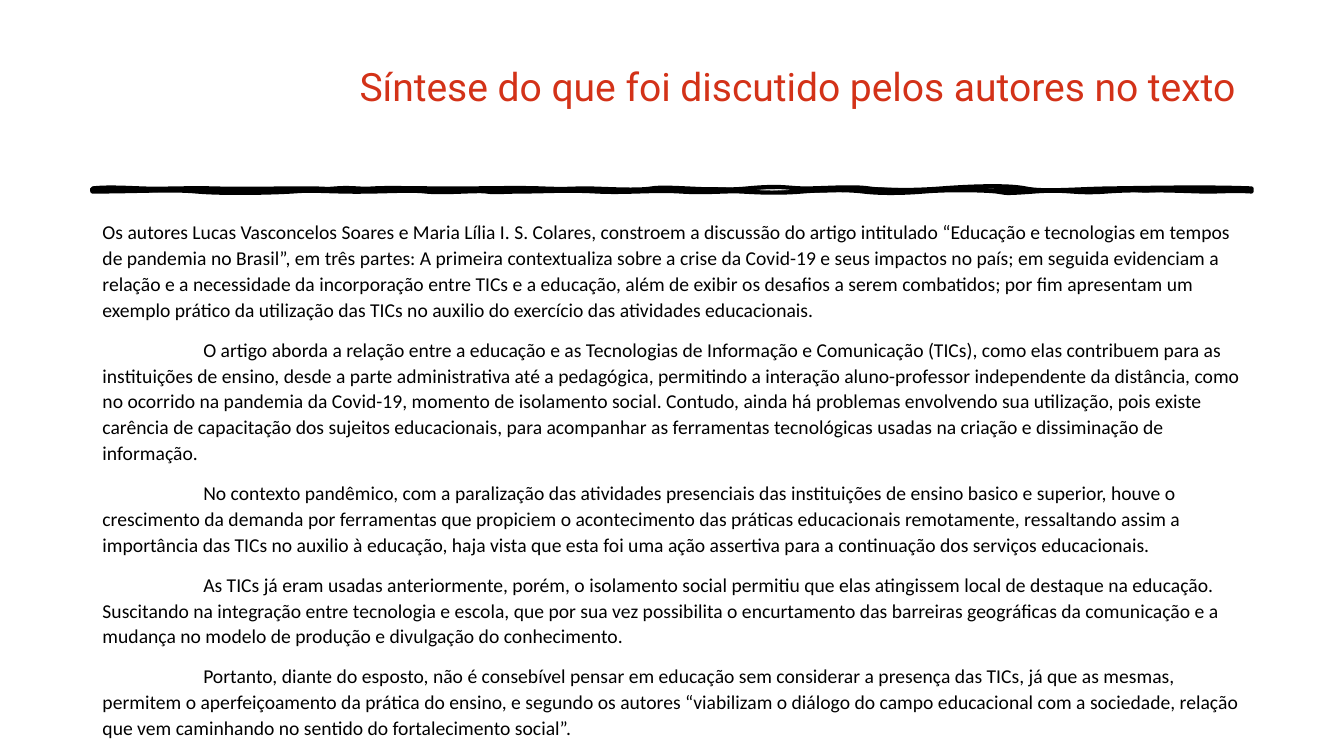
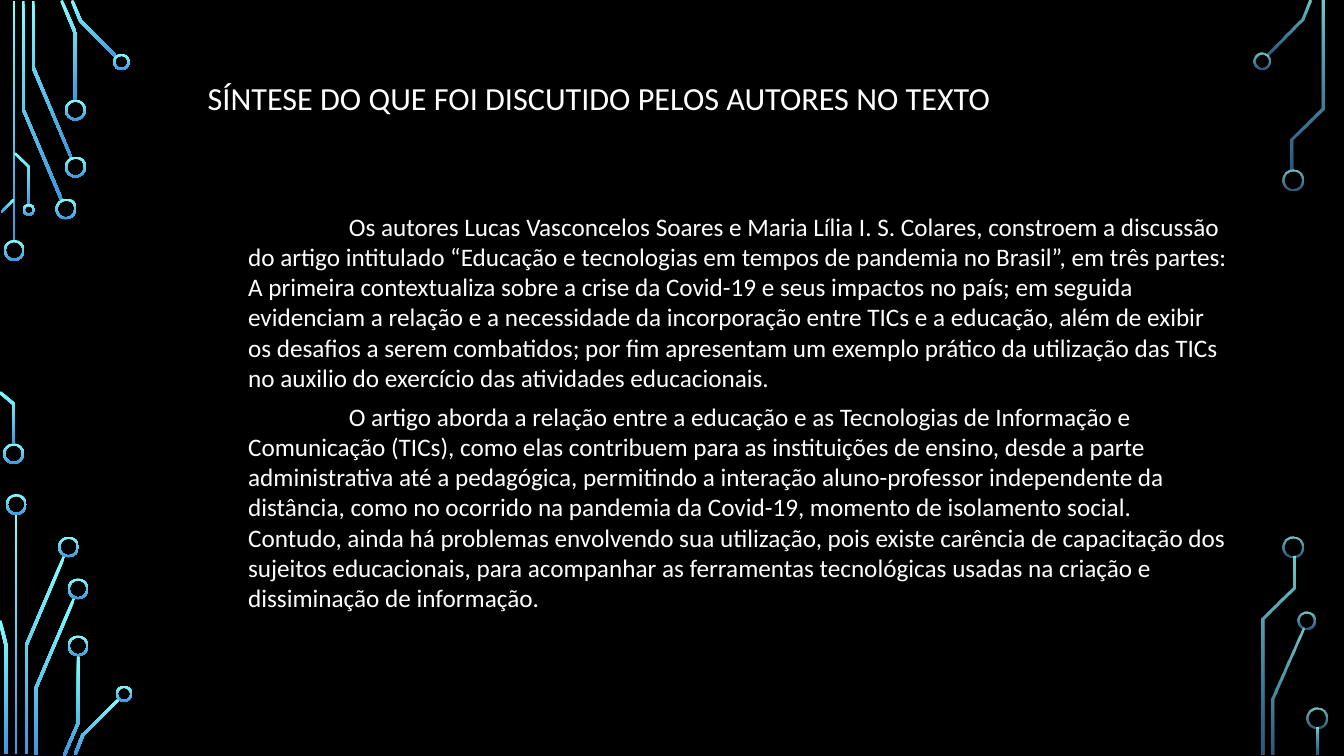
Before and after one commit to Luis-HCarvalho/pts-artigo-sintese, a slide deck: slide 6 of Apresentacao.pptx. Drawn at 1344x756 pixels with LibreOffice and Linux fonts; fonts in the diff are those of the drawing; background and template pictures are left out. Boxes give left, top, right and bottom in pixels: in the first picture for what was removed or moved away, otherwise in the second. Text is boxed around its words. In the diff, an @@ line names an element or a change of style, - is before the commit and + after.

```diff
--- a/Apresentacao.pptx
+++ b/Apresentacao.pptx
@@ background #FFFFFF to picture (left out) @@
@@ title "SÍNTESE DO QUE FOI DISCUTIDO ..." at (208, 83, 990, 115): vertical alignment middle to top @@
@@ title at (208, 83, 990, 115): text changed; size 27.9 to 23 pt; font Roboto to Calibri; text colour #D33218 to #FFFFFF @@
-Síntese do que foi discutido pelos autores no texto
+SÍNTESE DO QUE FOI DISCUTIDO PELOS AUTORES NO TEXTO
@@ freeform shape removed at (93, 189, 1252, 192) @@
@@ text "Os autores Lucas Vasconcelos Soares ...": place and size @@
-text "Os autores Lucas Vasconcelos Soares ..." at (102, 225, 1240, 687)
+text "Os autores Lucas Vasconcelos Soares ..." at (248, 218, 1226, 612)
@@ text "Os autores Lucas Vasconcelos Soares ..." at (248, 218, 1226, 612): size 14 to 18 pt, text colour #000000 to #FFFFFF; line spacing 1.1 to 1; less space between paragraphs @@
@@ text at (102, 486, 1218, 687): paragraphs removed @@
-No contexto pandêmico, com a paralização das atividades presenciais das instituições de ensino basico e superior, houve o crescimento da demanda por ferramentas que propiciem o acontecimento das práticas educacionais remotamente, ressaltando assim a importância das TICs no auxilio à educação, haja vista que esta foi uma ação assertiva para a continuação dos serviços educacionais.
-As TICs já eram usadas anteriormente, porém, o isolamento social permitiu que elas atingissem local de destaque na educação. Suscitando na integração entre tecnologia e escola, que por sua vez possibilita o encurtamento das barreiras geográficas da comunicação e a mudança no modelo de produção e divulgação do conhecimento.
-Portanto, diante do esposto, não é consebível pensar em educação sem considerar a presença das TICs, já que as mesmas, permitem o aperfeiçoamento da prática do ensino, e segundo os autores “viabilizam o diálogo do campo educacional com a sociedade, relação que vem caminhando no sentido do fortalecimento social”.
@@ group added at (0, 0, 1328, 756): 33 freeform shapes, 3 rectangles @@
```
Also in this commit, not shown: 5 other slides changed, 1 slide added.
